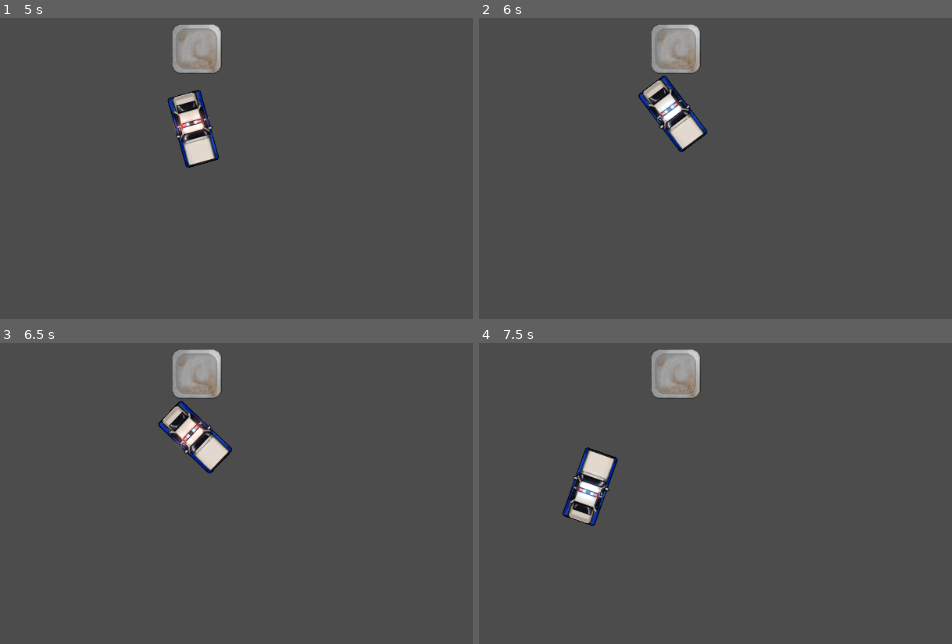
Above: before the commit, frames 1-4 (two rows, left to right).
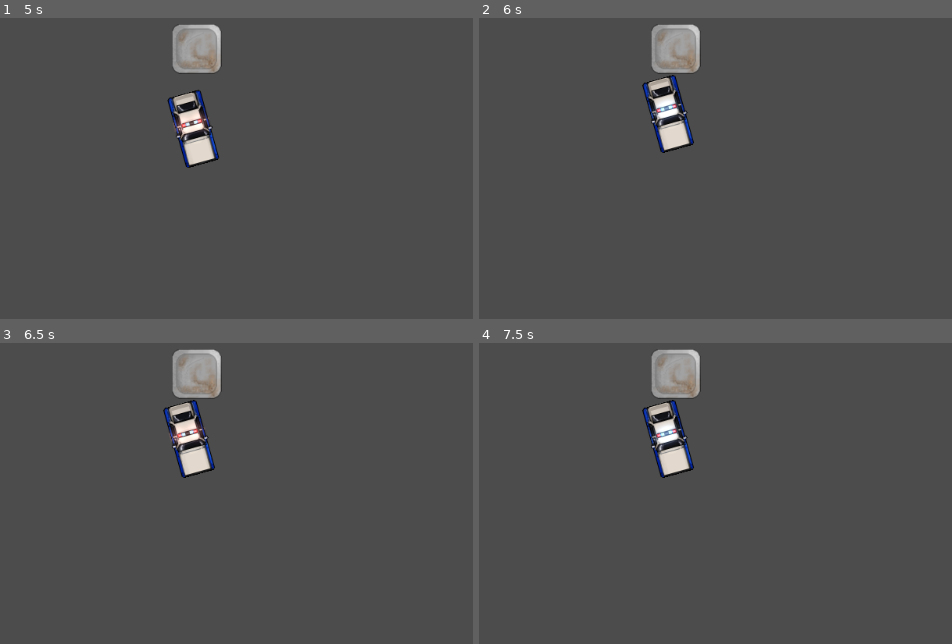
Above: after the commit, the same moments.

Repository: math132d/TopDownRacing
Game: Godot game, scene res://assets/scenes/test.tscn
Two runs of this game, one before a commit and one after it. Both use one fixed random seed, a clock stepped at 60 frames per second and the inputs below.
Inputs:
- Up to frame 1 (5 s): hold S (drive_decel) 0.53-1.28 s; hold W (drive_accel) 0.53-2.03 s; tap S (drive_decel) at 1.35, 2.85, 4.35 s; hold S (drive_decel) 2.03-2.78 s; hold A (drive_left) 2.03-4.28 s; tap Enter at 3.5 s; hold S (drive_decel) 3.53-4.28 s; hold D (drive_right) from 4.28 s (still down)
- Up to frame 2 (6 s): release D (drive_right) at 5.03 s; hold W (drive_accel) 5.03-5.78 s; hold S (drive_decel) 5.03-5.78 s; tap Space at 5.75 s; hold D (drive_right) from 5.78 s (still down); tap S (drive_decel) at 5.85 s
- Up to frame 3 (6.5 s): keep holding D (drive_right)
- Up to frame 4 (7.5 s): keep holding D (drive_right); hold S (drive_decel) 6.53-7.28 s; tap S (drive_decel) at 7.35 s

Frame 1 is identical in both runs. In frame 2, 1.7% of the frame differs, in the area x 33-49%, y 18-45%; in frame 3, 1.9%; in frame 4, 3.3%, in the area x 17-46%, y 18-61%.
Error before the commit: Invalid get index '0' (on base: 'Array'). (res://assets/entities/cars/drive.gd:39)

Commit message:
fixed shit

Diff:
--- a/assets/entities/cars/drive.gd
+++ b/assets/entities/cars/drive.gd
@@ -36,8 +36,9 @@
 
 	if collision:
 		if just_collided:
-			Input.start_joy_vibration(joypads[0], 0.2, 1, 0.1)
-			just_collided = false
+			if len(joypads) > 0:
+				Input.start_joy_vibration(joypads[0], 0.2, 1, 0.1)
+				just_collided = false
 
 		velocity = 0
 	else:
--- a/assets/scenes/test.tscn
+++ b/assets/scenes/test.tscn
@@ -14,5 +14,4 @@
 
 [node name="RigidBody2D" parent="." instance=ExtResource( 4 )]
 position = Vector2( 251.608, 253.574 )
-
 [connection signal="collision" from="KinematicBody2D" to="." method="_on_KinematicBody2D_collision"]
